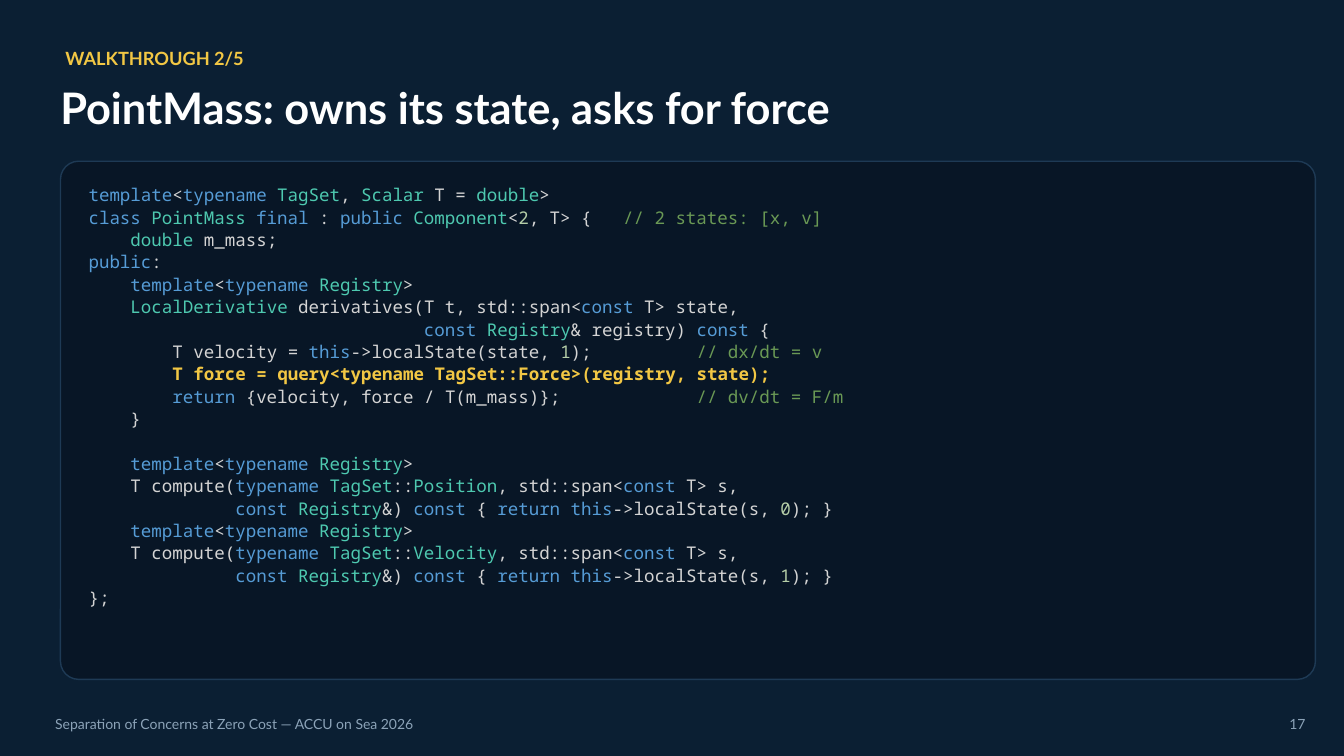
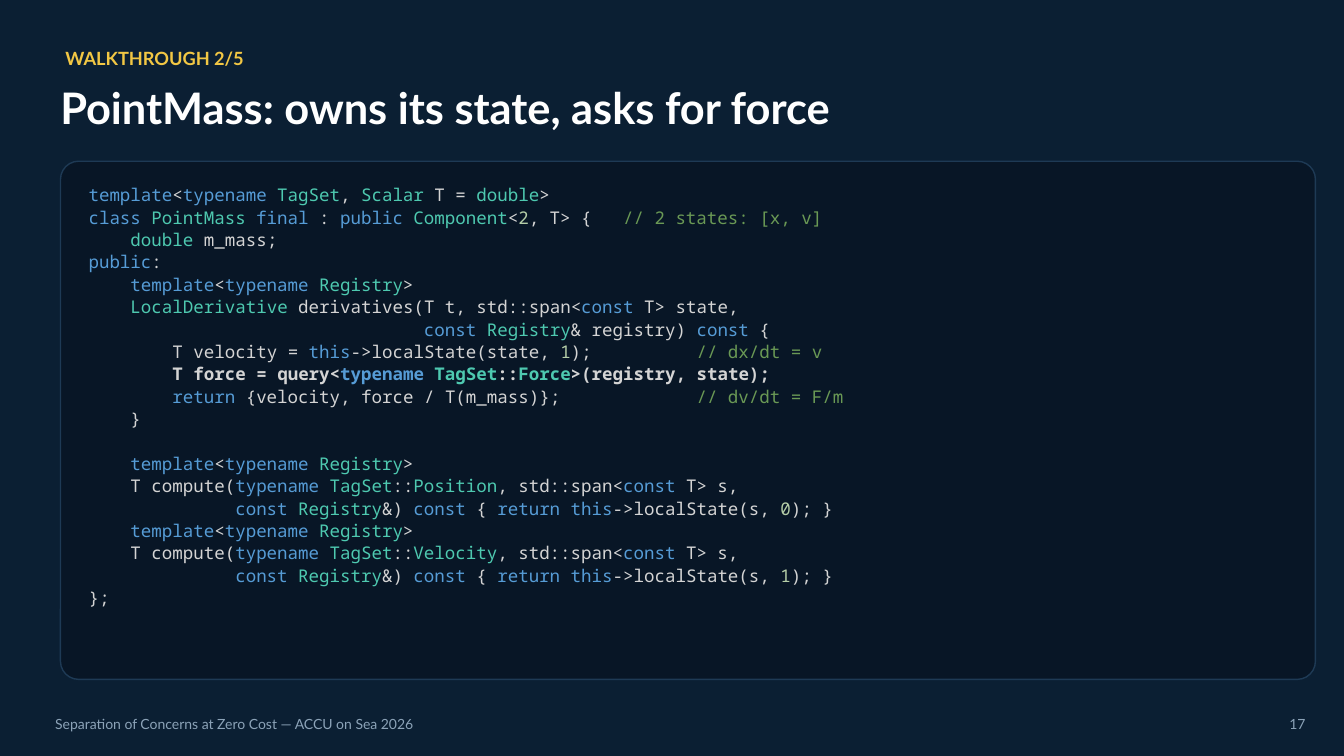
Before and after one commit to jedrzejmichalczyk/accu-on-sea-2026-modular-physics, a slide deck: slide 17 of slides/ACCU-Separation-of-Concerns-at-Zero-Cost.pptx. Drawn at 1344x756 pixels with LibreOffice and Linux fonts; fonts in the diff are those of the drawing. Boxes give left, top, right and bottom in pixels: in the first picture for what was removed or moved away, otherwise in the second. Text is boxed around its words. In the diff, an @@ line names an element or a change of style, - is before the commit and + after.

```diff
--- a/slides/ACCU-Separation-of-Concerns-at-Zero-Cost.pptx
+++ b/slides/ACCU-Separation-of-Concerns-at-Zero-Cost.pptx
@@ text at (172, 366, 770, 385): text colour #F2C744 to #D4D4D4 in "T force = query<typename TagSet::Force>(registry, state);"; text colour #F2C744 to #569CD6 in "query<typename"; text colour #F2C744 to #4EC9B0 in "TagSet::Force>(registry," @@
```
Also in this commit, not shown: 4 other slides changed, 1 other file.
